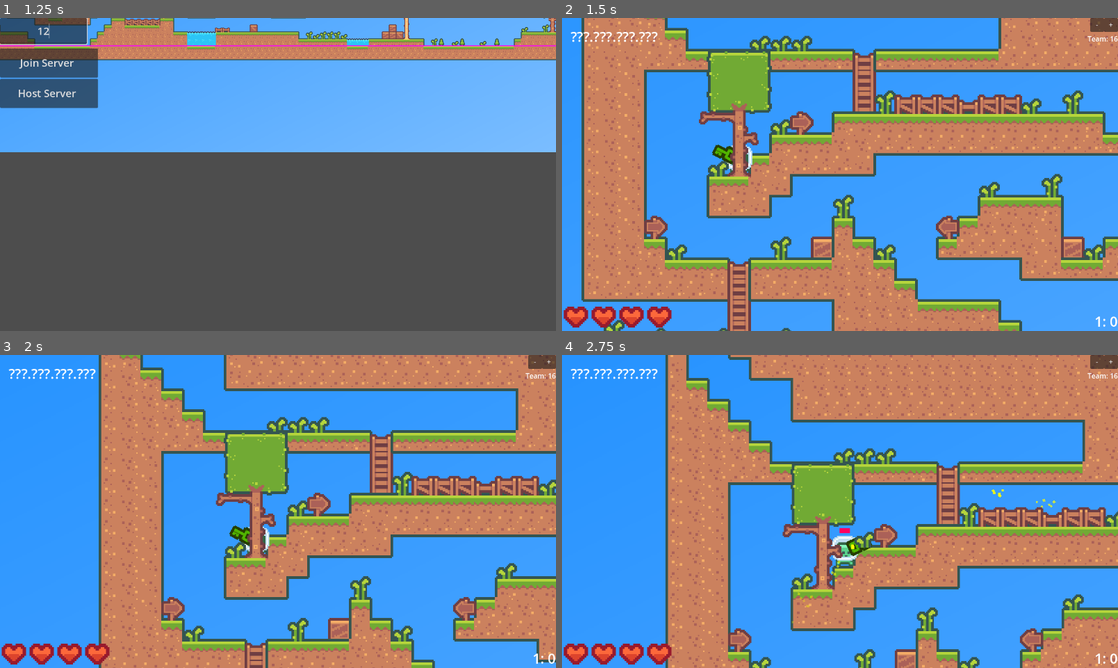
Above: before the commit, frames 1-4 (two rows, left to right).
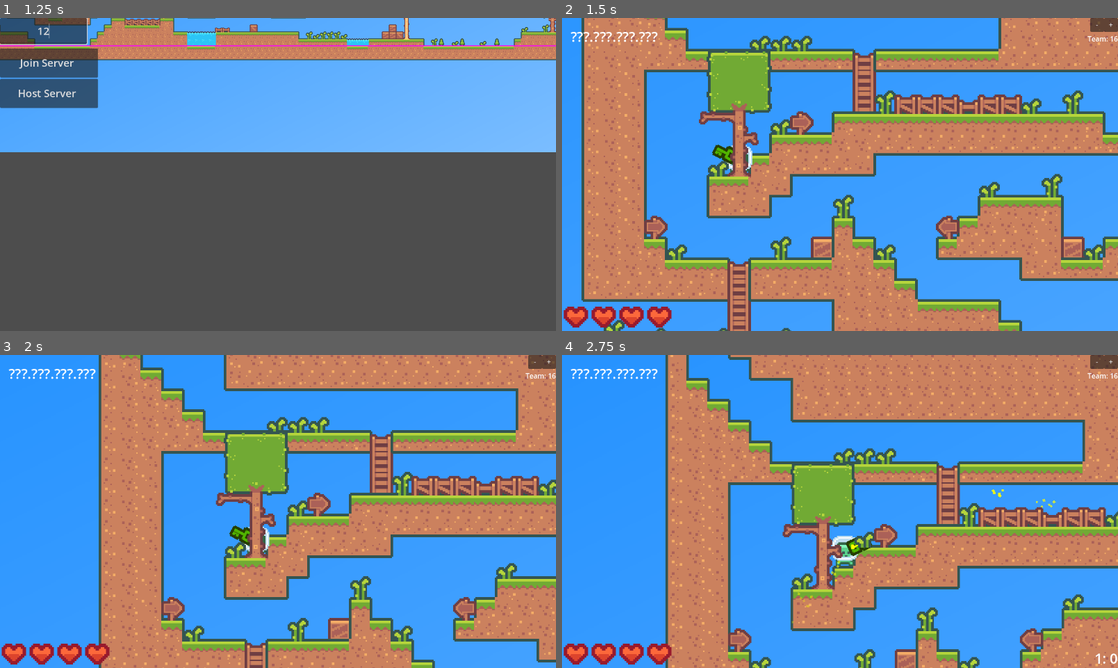
Above: after the commit, the same moments.

Repository: F1zzy31f/Glob-Game
Game: Godot game, scene res://scenes/Main.tscn
The game is run twice, just before and just after one commit, with the same random seed, the same clock (stepped at 60 frames per second) and the same inputs.
Inputs (mouse positions are in pixels of both pictures, inside the frame that each line leads up to):
- Up to frame 1 (1.25 s): click (44, 30) at 0.52 s; type "12" at 0.6 s
- Up to frame 2 (1.5 s): click "Host Server" at 1.25 s
- Up to frame 3 (2 s): no input
- Up to frame 4 (2.75 s): move the mouse to (962, 495) at 2.02 s; press the mouse at (962, 495) at 2.03 s; hold D (move_right) from 2.03 s (still down); tap Space (jump) at 2.27 s

Frame 1 is identical in both runs. In frame 2, less than 0.1% of the frame differs, in the area x 96-100%, y 95-99%; in frame 3, less than 0.1%; in frame 4, less than 0.1%.
Error before the commit: Out of bounds get index '3' (on base: 'PackedStringArray') (res://scripts/Network.gd:17)
Error after the commit: Out of bounds get index '3' (on base: 'PackedStringArray') (res://scripts/Network.gd:16)

Commit message:
Change peers to own autoload and finish scoreboard base

Diff:
--- a/project.godot
+++ b/project.godot
@@ -20,6 +20,7 @@
 [autoload]
 
 Temporary="*res://scenes/Temporary.tscn"
+Peers="*res://scenes/Peers.tscn"
 
 [display]
 
--- a/scenes/Firearm.tscn
+++ b/scenes/Firearm.tscn
@@ -15,6 +15,7 @@
 target_position = Vector2(2048, 0)
 
 [node name="Tracer" type="Line2D" parent="."]
+z_index = 5
 width = 2.0
 width_curve = SubResource("Curve_rjpho")
 default_color = Color(1.5, 1, 0, 1)
--- a/scenes/Main.tscn
+++ b/scenes/Main.tscn
@@ -54,10 +54,6 @@
 
 [node name="Network" parent="." instance=ExtResource("2_au30e")]
 
-[node name="MultiplayerSpawner" type="MultiplayerSpawner" parent="."]
-_spawnable_scenes = PackedStringArray("res://scenes/Player.tscn")
-spawn_path = NodePath("..")
-
 [node name="Void" type="Sprite2D" parent="."]
 z_index = 6
 position = Vector2(0, 64)
--- a/scripts/Network.gd
+++ b/scripts/Network.gd
@@ -6,7 +6,6 @@
 
 @onready var join_ui = $CanvasLayer/JoinUI
 @onready var address_ui = $CanvasLayer/Address
-@onready var scoreboard = $CanvasLayer/Scoreboard
 
 var address = ""
 
@@ -40,20 +39,10 @@
 	# Player
 	var new_player = player.instantiate()
 	new_player.name = str(peer_id)
-	get_parent().add_child(new_player)
-
-	# Scoreboard
-	var new_scoreboard = scoreboard_item.instantiate()
-	new_scoreboard.name = str(peer_id)
-	scoreboard.add_child(new_scoreboard)
+	Peers.add_child(new_player)
 
 func remove_player(peer_id):
 	# Player
-	var old_player = get_node_or_null(str(peer_id))
+	var old_player = Peers.get_node_or_null(str(peer_id))
 	if old_player:
 		old_player.queue_free()
-
-	# Scoreboard
-	var old_scoreboard = scoreboard.get_node_or_null(str(peer_id))
-	if old_scoreboard:
-		old_scoreboard.queue_free()
--- a/scripts/Player.gd
+++ b/scripts/Player.gd
@@ -7,6 +7,7 @@
 @export var item_index = 0
 @export var team_index = 0 # 1-16 (0-15)
 @export var ambient_healing_timer = 0
+@export var scoreboard_item = preload("res://scenes/ScoreboardItem.tscn")
 
 @export var score = 0
 @export var kills = 0
@@ -22,6 +23,7 @@
 @onready var hand = $HandPivot/Hand
 @onready var ui = $CanvasLayer/UI
 @onready var healthbar_inner = $CanvasLayer/UI/Healthbar
+@onready var scoreboard = $CanvasLayer/UI/Scoreboard
 @onready var hurt_sound = $HurtSound
 
 var on_climbable = false
@@ -125,6 +127,17 @@
 	health -= amount
 	ambient_healing_timer = 0
 
+func update_scoreboard():
+	for child in scoreboard.get_children():
+		if not child.is_class("Timer"):
+			child.free()
+
+	for child in Peers.get_children():
+		if not child.is_class("MultiplayerSpawner"):
+			var new_item = scoreboard_item.instantiate()
+			new_item.name = child.name
+			scoreboard.add_child(new_item)
+
 func _on_team_up_pressed():
 	team_index = clamp(team_index + 1, 0, 15)
 	$CanvasLayer/UI/TeamUp.release_focus()
--- a/scripts/ScoreboardItem.gd
+++ b/scripts/ScoreboardItem.gd
@@ -3,7 +3,8 @@
 var player
 
 func _ready():
-	player = get_node("/root/Main/" + str(name))
+	player = get_node("/root/Peers/" + str(name))
 
 func _process(delta):
-	text = str(name) + ": " + str(player.score)
+	if player:
+		text = str(name) + ": " + str(player.score)
